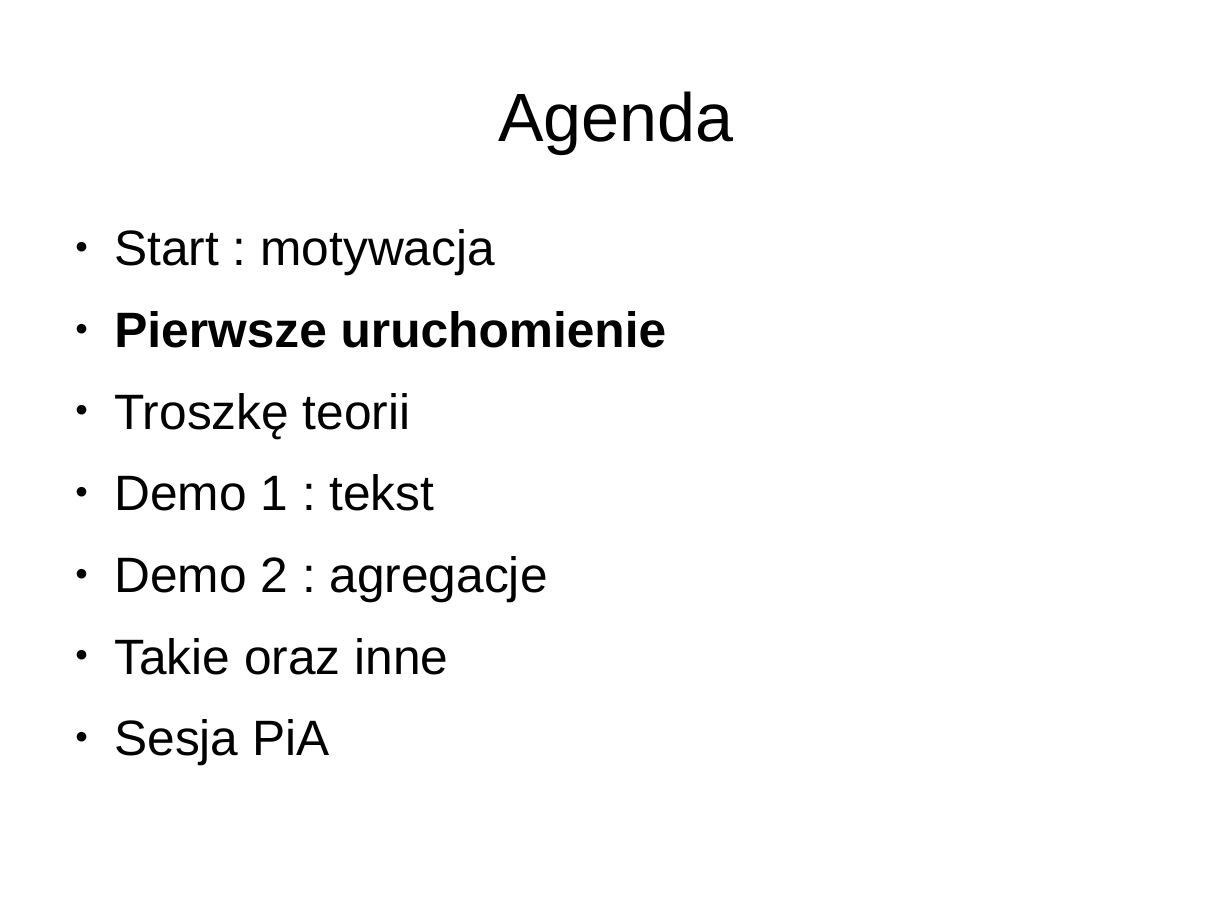
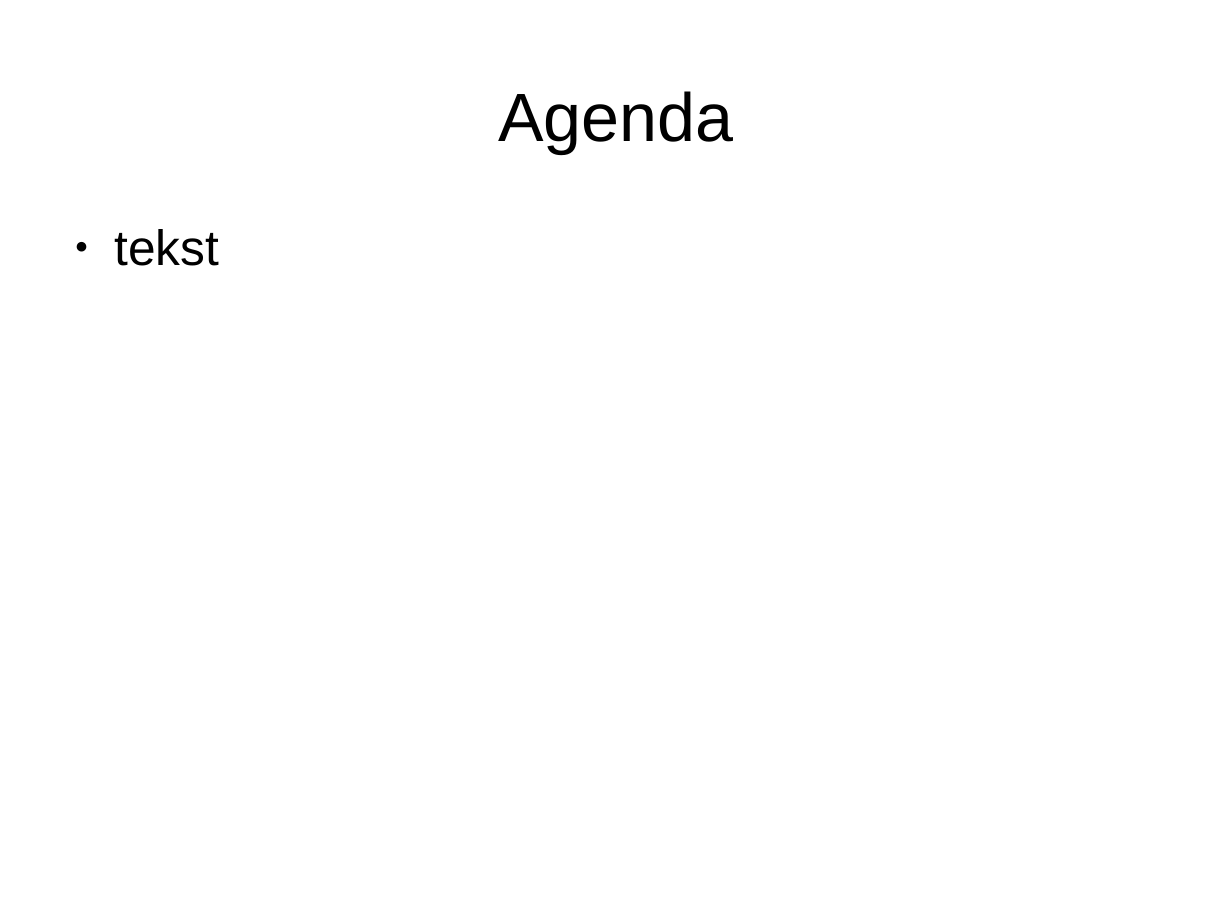
Before and after one commit to lukaszkuczynski/nieszukaj, a slide deck: slide 18 of znajduj.odp (slide 8 before the commit). Drawn at 1232x924 pixels with LibreOffice and Linux fonts; fonts in the diff are those of the drawing. Boxes give left, top, right and bottom in pixels: in the first picture for what was removed or moved away, otherwise in the second. Text is boxed around its words. In the diff, an @@ line names an element or a change of style, - is before the commit and + after.

```diff
--- a/znajduj.odp
+++ b/znajduj.odp
@@ text at (114, 229, 219, 266): text changed @@
-● Start : motywacja
-● Pierwsze uruchomienie
-● Troszkę teorii
-● Demo 1 : tekst
-● Demo 2 : agregacje
-● Takie oraz inne
-● Sesja PiA
+● tekst
```
Also in this commit, not shown: 12 other slides changed, 4 slides added, 5 slides removed.
